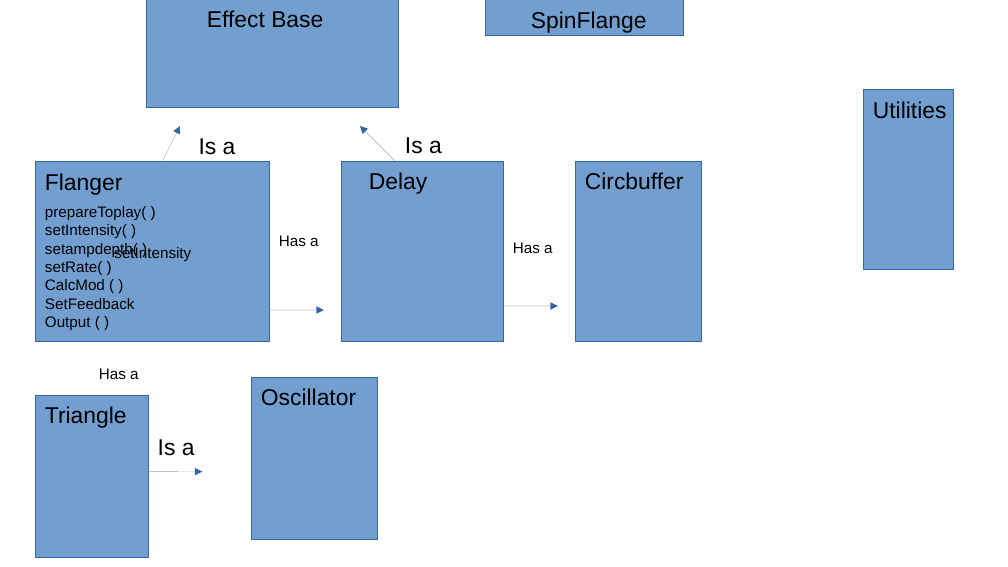
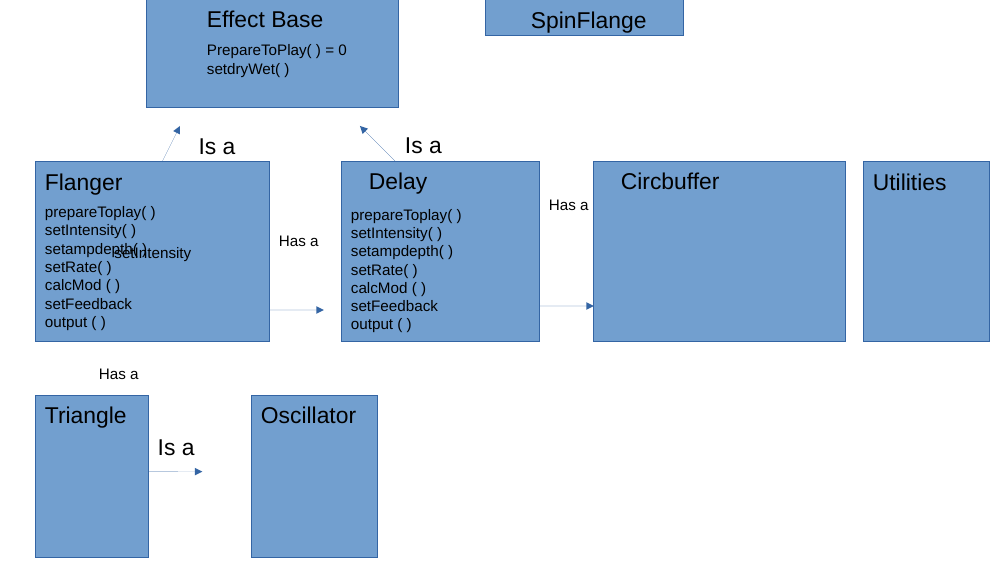
Before and after one commit to KasperSpijkerman/CSD2, a slide deck: slide 1 of CSD2c/Eindopdracht_Jelle_Kasper_BlokC/Documentation/Class Diagram Flanger.odp. Drawn at 1008x567 pixels with LibreOffice and Linux fonts; fonts in the diff are those of the drawing. Boxes give left, top, right and bottom in pixels: in the first picture for what was removed or moved away, otherwise in the second. Text is boxed around its words. In the diff, an @@ line names an element or a change of style, - is before the commit and + after.

```diff
--- a/CSD2c/Eindopdracht_Jelle_Kasper_BlokC/Documentation/Class Diagram Flanger.odp
+++ b/CSD2c/Eindopdracht_Jelle_Kasper_BlokC/Documentation/Class Diagram Flanger.odp
@@ text added at [207, 44, 346, 77], 12 pt, text #000000 @@
+PrepareToPlay( ) = 0
+setdryWet( )
@@ rectangle: place and size @@
-rectangle at [342, 162, 504, 342]
+rectangle at [342, 162, 541, 342]
@@ rectangle: place and size @@
-rectangle at [576, 162, 702, 342]
+rectangle at [595, 162, 847, 342]
@@ text "Circbuffer": place and size @@
-text "Circbuffer" at [585, 172, 684, 190]
+text "Circbuffer" at [621, 172, 720, 190]
@@ text "Utilities": place and size @@
-text "Utilities" at [873, 101, 947, 119]
+text "Utilities" at [873, 173, 947, 191]
@@ rectangle: place and size @@
-rectangle at [864, 90, 954, 270]
+rectangle at [864, 162, 991, 342]
@@ text added at [351, 209, 452, 332], 12 pt, text #000000 @@
+prepareToplay( )
+setIntensity( )
+setampdepth( )
+setRate( )
+calcMod ( )
+setFeedback
+output ( )
@@ text "Has a": place and size @@
-text "Has a" at [513, 242, 552, 253]
+text "Has a" at [549, 199, 588, 210]
@@ text at [45, 279, 132, 330]: text changed @@
-CalcMod ( )
-SetFeedback
-Output ( )
+calcMod ( )
+setFeedback
+output ( )
@@ arrow moved from (504, 306) - (558, 306) to (541, 306) - (595, 306) @@
@@ text "Oscillator": place and size @@
-text "Oscillator" at [261, 388, 356, 406]
+text "Oscillator" at [261, 406, 356, 424]
@@ rectangle: place and size @@
-rectangle at [252, 378, 379, 540]
+rectangle at [252, 396, 379, 558]
```
Also in this commit, not shown: 2 other files.
